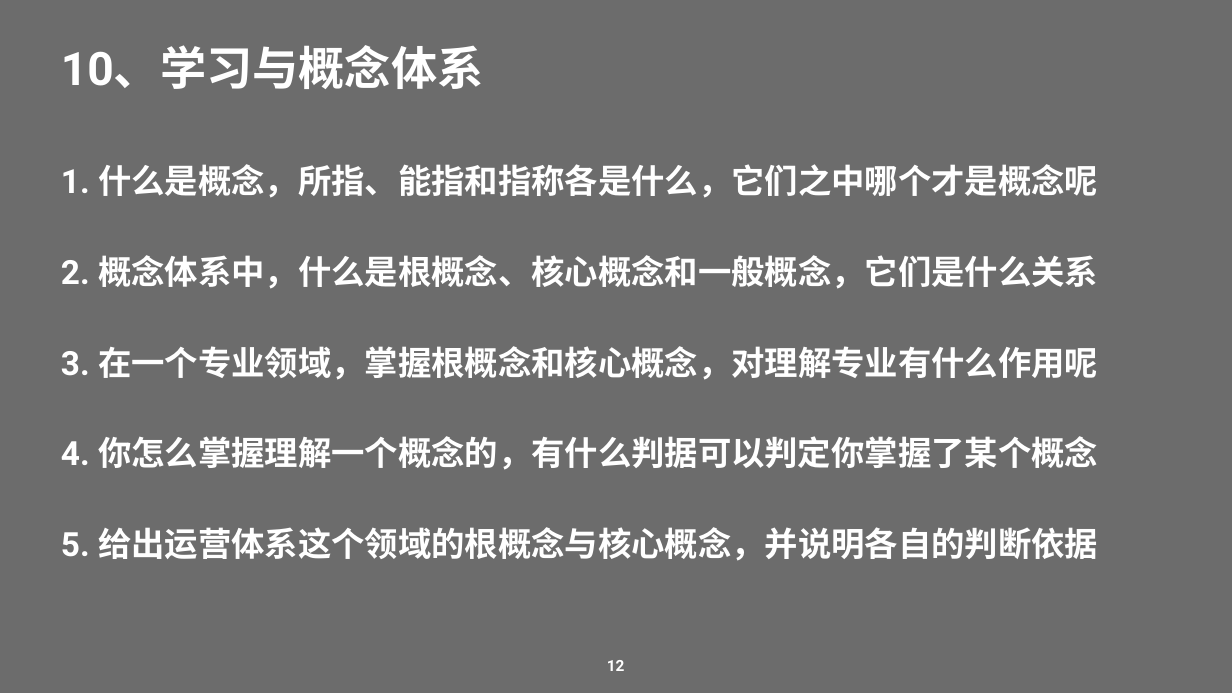
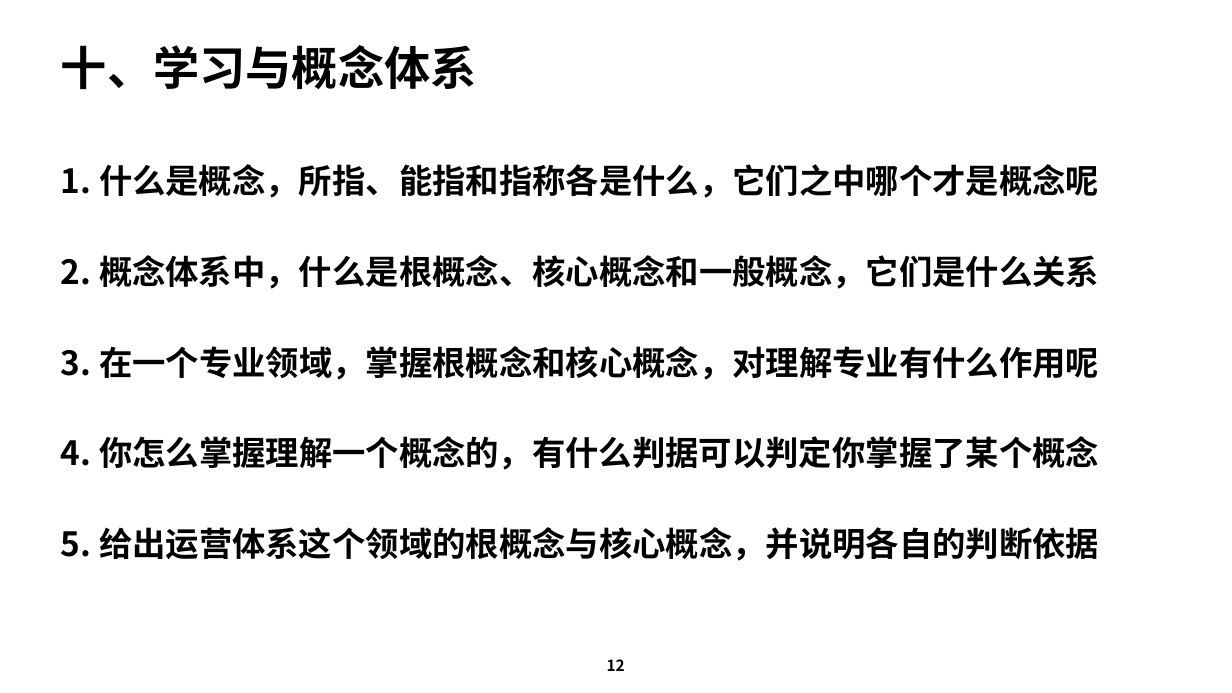
Before and after one commit to Yongjunzhou/AOS-system-design, a slide deck: slide 12 of 50-research/流程工程师培训/01-运营体系正向设计基础概念.pptx. Drawn at 1232x693 pixels with LibreOffice and Linux fonts; fonts in the diff are those of the drawing. Boxes give left, top, right and bottom in pixels: in the first picture for what was removed or moved away, otherwise in the second. Text is boxed around its words. In the diff, an @@ line names an element or a change of style, - is before the commit and + after.

```diff
--- a/50-research/流程工程师培训/01-运营体系正向设计基础概念.pptx
+++ b/50-research/流程工程师培训/01-运营体系正向设计基础概念.pptx
@@ background #6C6C6C to #FFFFFF @@
@@ text at bbox=[61, 45, 477, 89]: text changed; font Roboto to Noto Sans CJK SC; text colour #FFFFFF to #000000 @@
-10、学习与概念体系
+十、学习与概念体系
@@ text "1. 什么是概念，所指、能指和指称各是什么，它们之中哪个才是概念呢" at bbox=[61, 164, 1099, 561]: font Roboto to Noto Sans CJK SC, text colour #FFFFFF to #000000 @@
@@ text "12" at bbox=[607, 659, 625, 671]: font Roboto to Noto Sans CJK SC, text colour #FFFFFF to #000000 @@
```
Also in this commit, not shown: 12 other slides changed, 9 other files.
